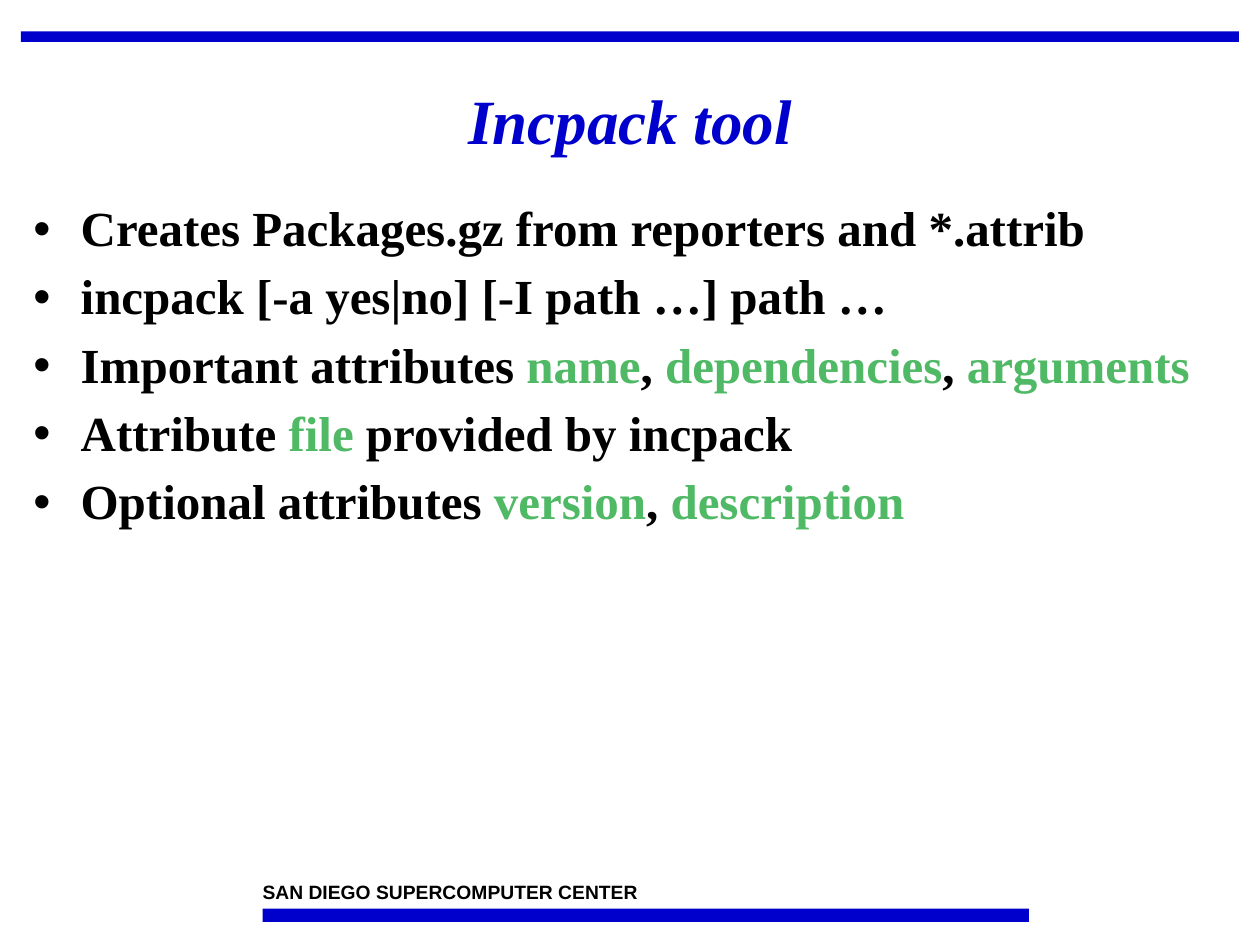
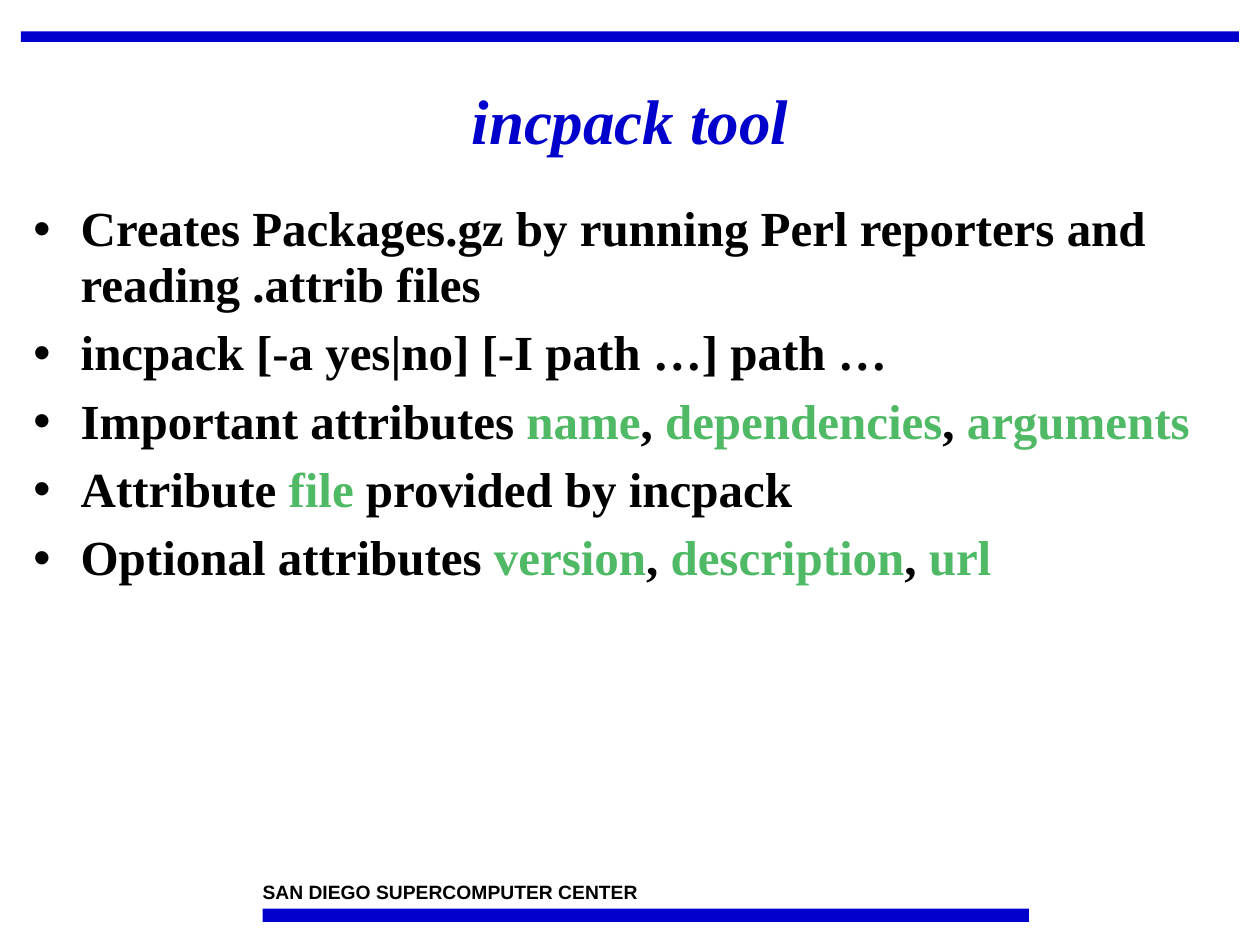
Before and after one commit to IncaProject/inca-xsede, a slide deck: slide 28 of talks/feb-06-workshop/incaReporters.ppt. Drawn at 1260x945 pixels with LibreOffice and Linux fonts; fonts in the diff are those of the drawing; background and template pictures are left out. Boxes give left, top, right and bottom in pixels: in the first picture for what was removed or moved away, otherwise in the second. Text is boxed around its words. In the diff, an @@ line names an element or a change of style, - is before the commit and + after.

```diff
--- a/talks/feb-06-workshop/incaReporters.ppt
+++ b/talks/feb-06-workshop/incaReporters.ppt
@@ title at [472, 100, 788, 156]: text changed @@
-Incpack tool
+incpack tool
@@ text at [81, 212, 1146, 312]: text changed @@
-• Creates Packages.gz from reporters and *.attrib
+• Creates Packages.gz by running Perl reporters and reading .attrib files
@@ text at [81, 541, 991, 585]: text changed; text colour #000000 to #50B965 @@
-• Optional attributes version, description
+• Optional attributes version, description, url
```
Also in this commit, not shown: 8 other slides changed, 1 slide added, 1 other file.
